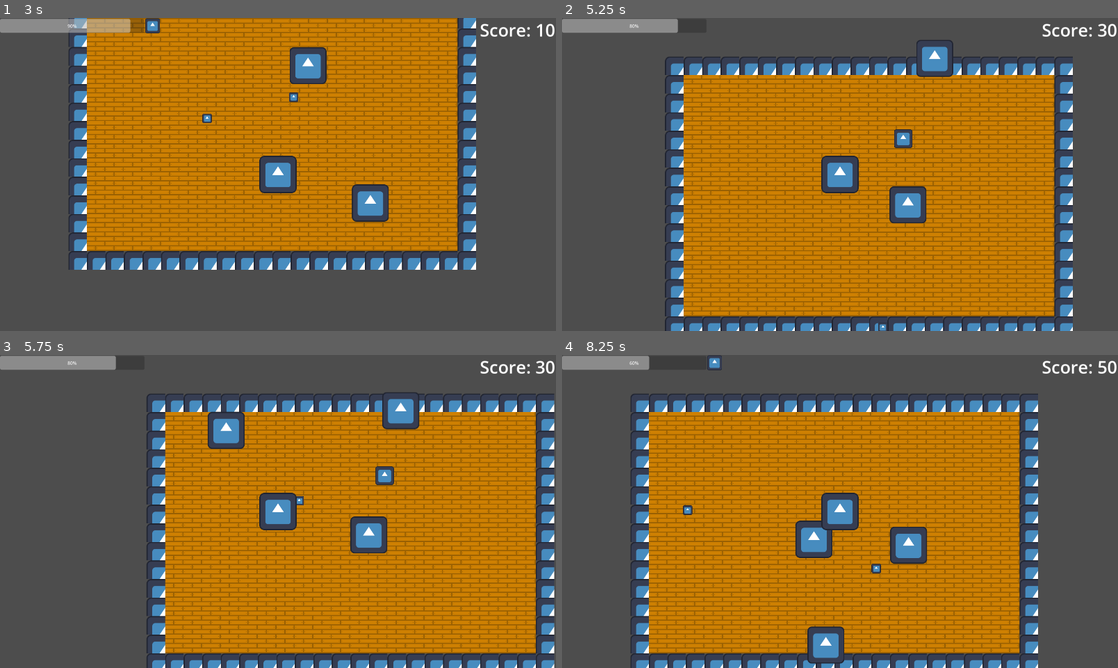
Above: before the commit, frames 1-4 (two rows, left to right).
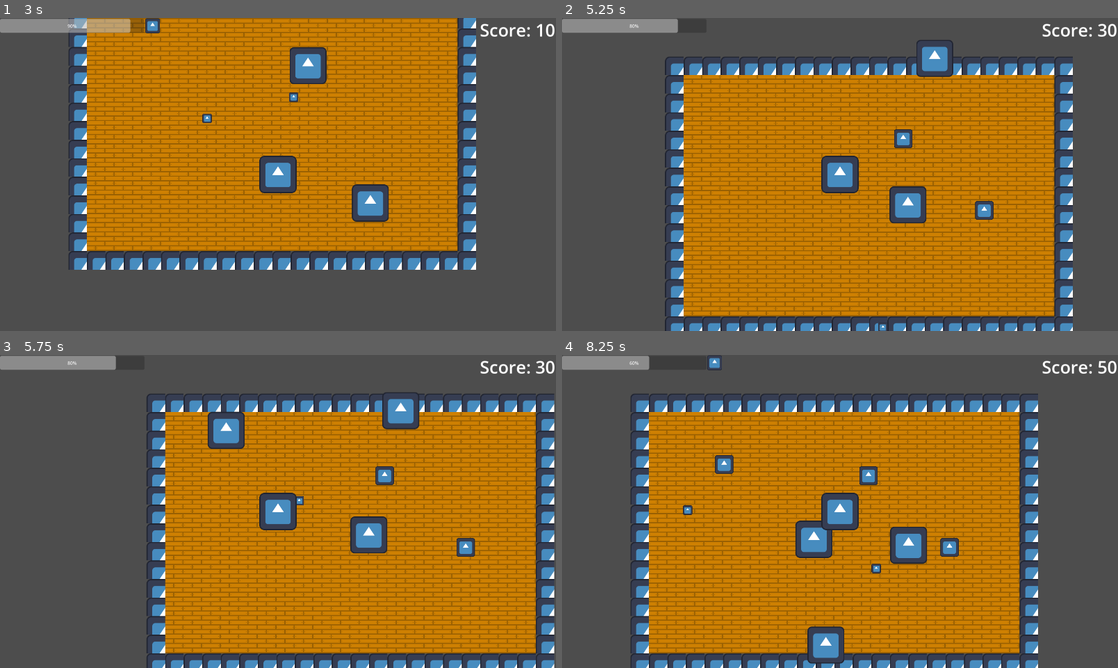
Above: after the commit, the same moments.

Repository: 22218-Burnside/12DTG-2025-Game-Jam
Game: Godot game, scene res://prefabs/world.tscn
The game is run twice, just before and just after one commit, with the same random seed, the same clock (stepped at 60 frames per second) and the same inputs. The engine's default icon, where the game draws it, is replaced by a stand-in: a white triangle on a blue panel in a dark square.
Inputs (mouse positions are in pixels of both pictures, inside the frame that each line leads up to):
- Up to frame 1 (3 s): click "Play" at 0.5 s; tap Enter at 1.25 s; move the mouse to (400, 158) at 1.27 s; hold D (right) 1.28-2.03 s; move the mouse to (166, 190) at 2.02 s; hold S (down) 2.03-2.78 s; move the mouse to (333, 105) at 2.77 s; hold D (right) from 2.78 s (still down)
- Up to frame 2 (5.25 s): move the mouse to (812, 237) at 3.52 s; release D (right) at 3.53 s; hold W (up) 3.53-4.28 s; move the mouse to (1006, 221) at 4.27 s; hold A (left) from 4.28 s (still down); move the mouse to (673, 127) at 5.02 s
- Up to frame 3 (5.75 s): keep holding A (left)
- Up to frame 4 (8.25 s): move the mouse to (867, 511) at 5.77 s; release A (left) at 5.78 s; hold S (down) 5.78-6.53 s; move the mouse to (756, 433) at 6.52 s; hold D (right) 6.53-7.28 s; move the mouse to (962, 495) at 7.27 s; hold W (up) 7.28-8.03 s; move the mouse to (728, 527) at 8.02 s; hold D (right) from 8.03 s (still down)

Frame 1 is identical in both runs. In frame 2, 0.2% of the frame differs, in the area x 59-78%, y 41-65%; in frame 3, 0.2%; in frame 4, 0.6%, in the area x 27-72%, y 32-65%.

Commit message:
Pickups and Level Ups

Diff:
--- /dev/null
+++ b/prefabs/pickups/coin.tscn
@@ -0,0 +1,23 @@
+[gd_scene load_steps=4 format=3 uid="uid://xthptpuqr5c1"]
+
+[ext_resource type="Script" uid="uid://d4cldo53uda08" path="res://scripts/pickup.gd" id="1_5hsgm"]
+[ext_resource type="Texture2D" uid="uid://c25cyoy0q1giy" path="res://assets/icon.svg" id="1_dvdga"]
+
+[sub_resource type="RectangleShape2D" id="RectangleShape2D_5hsgm"]
+size = Vector2(64, 64)
+
+[node name="coin" type="Area2D"]
+script = ExtResource("1_5hsgm")
+amount = 5
+type = "coin"
+
+[node name="CollisionShape2D" type="CollisionShape2D" parent="."]
+shape = SubResource("RectangleShape2D_5hsgm")
+
+[node name="Icon" type="Sprite2D" parent="."]
+scale = Vector2(0.5, 0.5)
+texture = ExtResource("1_dvdga")
+
+[node name="despawn_timer" type="Timer" parent="."]
+
+[connection signal="body_entered" from="." to="." method="_on_body_entered"]
--- a/prefabs/heart.tscn
+++ b/prefabs/pickups/heart.tscn
@@ -1,6 +1,6 @@
 [gd_scene load_steps=4 format=3 uid="uid://bn72g2jp4j620"]
 
-[ext_resource type="Script" uid="uid://d4cldo53uda08" path="res://scripts/heart.gd" id="1_sjtqc"]
+[ext_resource type="Script" uid="uid://d4cldo53uda08" path="res://scripts/pickup.gd" id="1_sjtqc"]
 [ext_resource type="Texture2D" uid="uid://c25cyoy0q1giy" path="res://assets/icon.svg" id="2_sjxak"]
 
 [sub_resource type="RectangleShape2D" id="RectangleShape2D_ltfwj"]
@@ -8,6 +8,7 @@
 
 [node name="heart" type="Area2D"]
 script = ExtResource("1_sjtqc")
+type = "heart"
 
 [node name="CollisionShape2D" type="CollisionShape2D" parent="."]
 shape = SubResource("RectangleShape2D_ltfwj")
--- /dev/null
+++ b/prefabs/pickups/xp.tscn
@@ -0,0 +1,23 @@
+[gd_scene load_steps=4 format=3 uid="uid://dey4vjipk6xjn"]
+
+[ext_resource type="Texture2D" uid="uid://c25cyoy0q1giy" path="res://assets/icon.svg" id="1_4vu0s"]
+[ext_resource type="Script" uid="uid://d4cldo53uda08" path="res://scripts/pickup.gd" id="1_y55bn"]
+
+[sub_resource type="RectangleShape2D" id="RectangleShape2D_y55bn"]
+size = Vector2(64, 64)
+
+[node name="xp" type="Area2D"]
+script = ExtResource("1_y55bn")
+amount = 5
+type = "xp"
+
+[node name="CollisionShape2D" type="CollisionShape2D" parent="."]
+shape = SubResource("RectangleShape2D_y55bn")
+
+[node name="Icon" type="Sprite2D" parent="."]
+scale = Vector2(0.5, 0.5)
+texture = ExtResource("1_4vu0s")
+
+[node name="despawn_timer" type="Timer" parent="."]
+
+[connection signal="body_entered" from="." to="." method="_on_body_entered"]
--- a/scripts/enemy.gd
+++ b/scripts/enemy.gd
@@ -3,7 +3,9 @@
 const SPEED : int = 150
 var health = 100
 var damage = 10
-var points = 10
+var score = 10
+var xp = 10
+var coins = 5
 var player : Node2D
 
 
@@ -34,5 +36,5 @@
 
 
 func die():
-	death.emit(points,self.position)
+	death.emit(score, xp, coins, self.position)
 	self.queue_free()
--- a/scripts/heart.gd
+++ /dev/null
@@ -1,14 +0,0 @@
-extends Area2D
-var heal_amount = 10
-func _ready() -> void:
-	$despawn_timer.start(5)
-func _on_body_entered(body: Node2D) -> void:
-	if body.name == "player":
-		if body.health < 100:
-			body.health += heal_amount
-			body.update_stats()
-			self.queue_free()
-
-
-func _on_despawn_timer_timeout() -> void:
-	self.queue_free()
--- /dev/null
+++ b/scripts/pickup.gd
@@ -0,0 +1,25 @@
+extends Area2D
+@export var amount: int = 10
+@export var type: String = "placeholder"
+
+func _ready() -> void:
+	$despawn_timer.start(5)
+
+
+func _on_body_entered(body: Node2D) -> void:
+	if body.name == "player":
+		# Collects specific pickup and adds to player
+		if type == "heart":
+			if body.health < 100:
+				body.health += amount
+		elif type == "xp":
+			body.xp += amount
+		elif type == "coin":
+			body.coins += amount
+		body.update_stats()
+		self.queue_free()
+
+
+
+func _on_despawn_timer_timeout() -> void:
+	self.queue_free()
--- a/scripts/player.gd
+++ b/scripts/player.gd
@@ -4,6 +4,13 @@
 const SPEED = 300.0
 var health = 100
 var score = 0
+var xp = 0
+var coins = 0
+
+var level = 1
+const LEVEL_BASE = 100
+const LEVEL_INCREMENT = 20
+
 var attack_time = 0.75
 var controlling = false
 var can_hit = true
@@ -39,6 +46,8 @@
 func update_stats():
 	$".."/level_ui/Label.text = "Score: " + str(score)
 	$"../level_ui/ProgressBar".value = health
+	if xp >= LEVEL_BASE + LEVEL_INCREMENT * (level - 1):
+		print("level up", xp)
 
 
 func fire_attack():
--- a/scripts/world.gd
+++ b/scripts/world.gd
@@ -1,7 +1,11 @@
 extends Node2D
 
 var enemy = preload("res://prefabs/enemy.tscn")
-var heart = preload("res://prefabs/heart.tscn")
+var pickups = {
+	"heart": [preload("res://prefabs/pickups/heart.tscn"), 85],
+	"xp": [preload("res://prefabs/pickups/xp.tscn"), 0],
+	"coin": [preload("res://prefabs/pickups/coin.tscn"), 0]
+}
 
 # Called when the node enters the scene tree for the first time.
 func _ready() -> void:
@@ -36,13 +40,17 @@
 func _on_enemy_enemy_hit_player(damage) -> void:
 	player_hit(damage)
 
-func _on_enemy_killed(score, death_position):
+func _on_enemy_killed(score, xp, coins, death_position):
 	$player.score += score
-	var drop_chance = randi_range(1,100)
-	if drop_chance >= 85:
-		var spawned_heart = heart.instantiate()
-		call_deferred("add_child",spawned_heart)
-		spawned_heart.position = death_position
+	$player.xp += xp
+	$player.coins += coins
+
+	for key in pickups.keys():
+		var drop_chance = randi_range(1,100)
+		if drop_chance >= pickups[key][1]:
+			var spawned_pickup = pickups[key][0].instantiate()
+			call_deferred("add_child",spawned_pickup)
+			spawned_pickup.position = death_position
 	$player.update_stats()
 
 
Renamed: scripts/heart.gd.uid -> scripts/pickup.gd.uid
